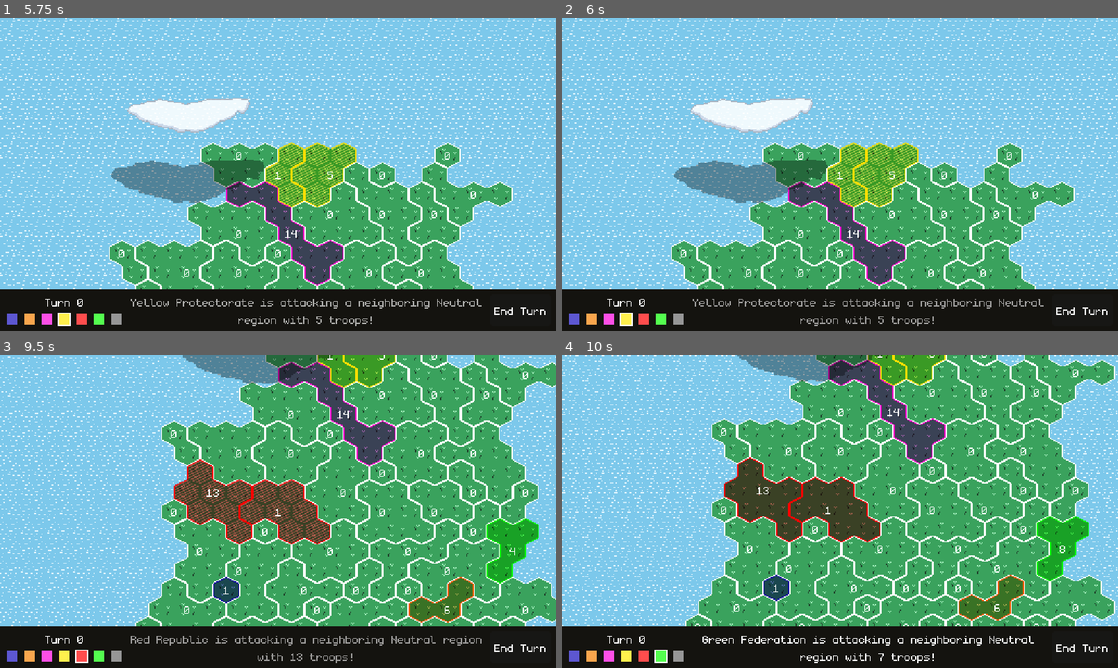
Above: before the commit, frames 1-4 (two rows, left to right).
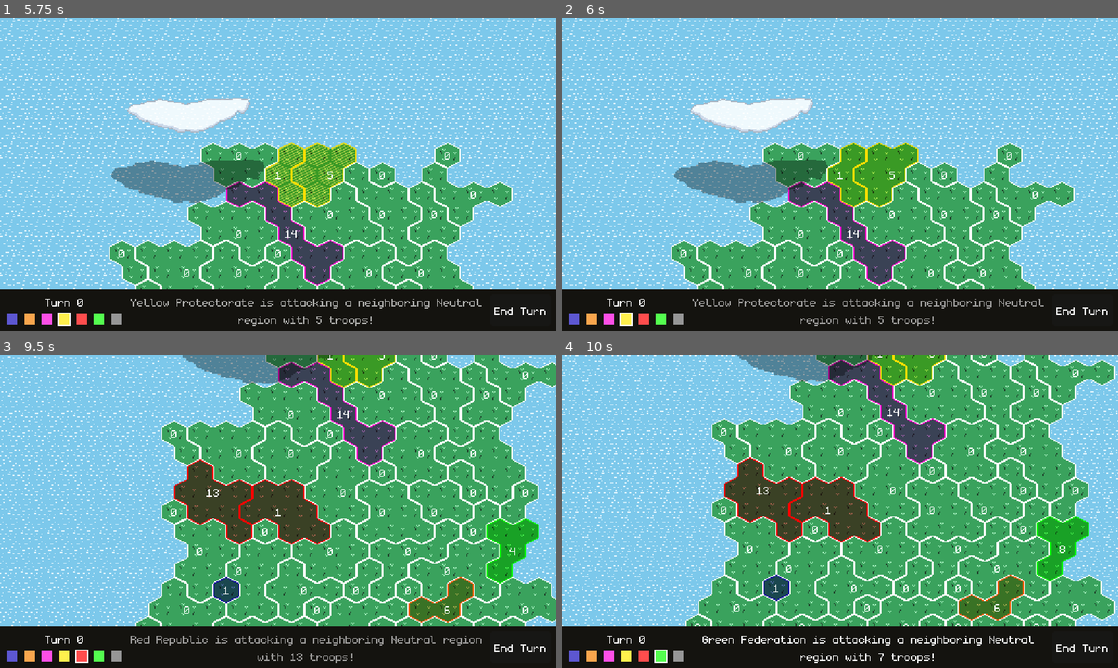
Above: after the commit, the same moments.

Repository: feored/LD54
Game: Godot game, scene res://scenes/main.tscn
Two runs of this game, one before a commit and one after it. Both use one fixed random seed, a clock stepped at 60 frames per second and the inputs below.
Inputs (mouse positions are in pixels of both pictures, inside the frame that each line leads up to):
- Up to frame 1 (5.75 s): click "Play this map" at 0.5 s; click "End Turn" at 1.25 s; click "End Turn" at 2 s; click "End Turn" at 2.75 s; move the mouse to (400, 158) at 3.52 s; click (400, 158) at 3.67 s; move the mouse to (166, 190) at 4.27 s; click (166, 190) at 4.42 s; move the mouse to (333, 105) at 5.02 s; click (333, 105) at 5.17 s
- Up to frame 2 (6 s): move the mouse to (812, 237) at 5.77 s; click (812, 237) at 5.92 s
- Up to frame 3 (9.5 s): move the mouse to (444, 558) at 6.52 s; click (444, 558) at 6.67 s; move the mouse to (111, 464) at 7.27 s; click (111, 464) at 7.42 s; move the mouse to (305, 511) at 8.02 s; click (305, 511) at 8.17 s; move the mouse to (194, 433) at 8.77 s; click (194, 433) at 8.92 s
- Up to frame 4 (10 s): move the mouse to (962, 495) at 9.52 s; click (962, 495) at 9.67 s

Frame 1 is identical in both runs. In frame 2, 0.8% of the frame differs, in the area x 47-64%, y 40-60%; in frame 3, 1.4%, in the area x 31-60%, y 33-60%; in frame 4, nothing differs.

Commit message:
bugfix + multiple disasters

Diff:
--- a/scenes/camera/Camera2D.gd
+++ b/scenes/camera/Camera2D.gd
@@ -25,7 +25,7 @@
 		position.y += step
 
 
-func move_bounded(target):
+func move_bounded(target, precision = 1):
 	# if target.x > limit:
 	# 	target.x = limit
 	# elif target.x < -limit:
@@ -36,5 +36,5 @@
 	# 	target.y = -limit
 	self.position = target - Vector2(self.viewport_size/2)
 	var arrived_center = target
-	while abs((arrived_center - get_screen_center_position()).length_squared()) > 1:
+	while abs((arrived_center - get_screen_center_position()).length_squared()) > precision:
 		await Utils.wait(0.1)
--- a/scenes/main.gd
+++ b/scenes/main.gd
@@ -77,11 +77,6 @@
 		if world.tiles.has(coords_clicked):
 			if event.button_index == MOUSE_BUTTON_LEFT and event.pressed:
 				on_tile_clicked(world.tiles[coords_clicked])
-			# if event.button_index == MOUSE_BUTTON_RIGHT and event.pressed:
-			# 	world.set_cell(1, world.global_pos_to_coords(event.position), -1, Vector2i(0,0), 0)
-			# 	var region_clicked = world.tiles[coords_clicked].region
-			# 	world.delete_cell(coords_clicked)
-			# 	world.recalculate_region(region_clicked)
 
 func _on_turn_button_pressed():
 	await next_turn()
@@ -134,6 +129,7 @@
 		await apply_action(bot_action)
 		self.actions_history.append(bot_action)
 		await Utils.wait(Constants.TURN_TIME)
+	self.world.clear_regions_used()
 
 func clear_selected_region():
 	if selected_region != null:
@@ -167,6 +163,7 @@
 
 
 func next_turn():
+	self.world.clear_regions_used()
 	Settings.input_locked = true
 	if check_global_turn_over():
 		self.global_turn += 1
@@ -174,7 +171,6 @@
 	self.turn = (self.turn + 1) % (self.teams.size())
 	for i in range(self.teams.size()):
 		self.turn_indicators[i].set_active(self.turn == i)
-	self.world.clear_regions_used()
 	check_win_condition()
 	generate_units(teams[self.turn])
 	if not regions_left(self.teams[self.turn]):
@@ -212,6 +208,7 @@
 
 func _on_team_num_value_changed(value:float):
 	self.selected_team_num = int(value)
+	self.gen_world()
 
 
 func _on_generate_btn_pressed():
--- a/utils.gd
+++ b/utils.gd
@@ -58,6 +58,7 @@
 		if running_total >= random:
 			return tiles[i]
 
+
 func distance_from_center(tile):
 	return abs(tile.coords.x - Constants.WORLD_CENTER.x) + \
 		abs(tile.coords.y - Constants.WORLD_CENTER.y)
--- a/world/gen.gd
+++ b/world/gen.gd
@@ -135,12 +135,19 @@
 			total += 1
 	return total
 
+func get_tile_group_center_position(coords_group: Array):
+	var total = Vector2(0, 0)
+	for c in coords_group:
+		total += self.coords_to_pos(c)
+	return total / coords_group.size()
+
 func delete_cell(coords: Vector2i):
 	self.messager.set_message("A patch of land sinks somewhere...")
-	await self.camera.move_bounded(self.coords_to_pos(coords))
+	await self.camera.move_bounded(self.coords_to_pos(coords), 5)
 	self.regions[self.tiles[coords].region].tiles.erase(coords)
 	self.tiles[coords].queue_free()
 	self.tiles.erase(coords)
+
 
 func recalculate_region(region: int):
 	var region_tiles = self.regions[region].tiles.keys()
@@ -177,12 +184,38 @@
 				break
 	region_update_label(self.regions[region])
 
+func sink_tile(coords):
+	var deleted_cell_region = self.tiles[coords].region
+	await delete_cell(coords)
+	recalculate_region(deleted_cell_region)
+
 func generate_disaster():
 	# only sinking tiles for now
-	var deleted_cell = Utils.pick_tile_to_sink(self.tiles.values())
-	var deleted_cell_region = deleted_cell.region
-	await delete_cell(deleted_cell.coords)
-	recalculate_region(deleted_cell_region)
+	var total_disasters = min(int(self.tiles.size() / 10.0), 10)
+	var disasters_dealt = 0
+	while disasters_dealt < total_disasters and self.tiles.size() > 1:
+		var is_single = Utils.rng.randi() % 2
+		if is_single:
+			var deleted_cell = Utils.pick_tile_to_sink(self.tiles.values())
+			var deleted_cell_region = deleted_cell.region
+			await delete_cell(deleted_cell.coords)
+			recalculate_region(deleted_cell_region)
+			disasters_dealt += 1
+		else:
+			var num_to_sink = min(randi() % 5, self.tiles.size())
+			var cur_cell = Utils.pick_tile_to_sink(self.tiles.values()).coords
+			for i in range(num_to_sink):
+				await sink_tile(cur_cell)
+				var neighbors = []
+				for potential_neighbor in self.get_surrounding_cells(cur_cell):
+					if self.tiles.has(potential_neighbor):
+						neighbors.append(potential_neighbor)
+				if neighbors.size() < 1:
+					break
+				neighbors.shuffle()
+				cur_cell = neighbors[0]
+				disasters_dealt += 1
+		await Utils.wait(Constants.TURN_TIME)
 
 func move_units(region_from : int, region_to: int, team: int):
 	var is_player = team == 1
@@ -204,7 +237,7 @@
 		else:
 			var enemy_team_name = Constants.TEAM_NAMES[self.regions[region_to].team]
 			self.messager.set_message("%s is attacking a neighboring %s region with %s troops!" % [team_name, enemy_team_name, moved_units])
-		await camera.move_bounded(self.coords_to_pos(self.regions[region_from].center_tile()))
+		await self.camera.move_bounded(self.coords_to_pos(self.regions[region_from].center_tile()))
 
 	if regions[region_from].team == regions[region_to].team:
 		regions[region_from].set_units(1)
